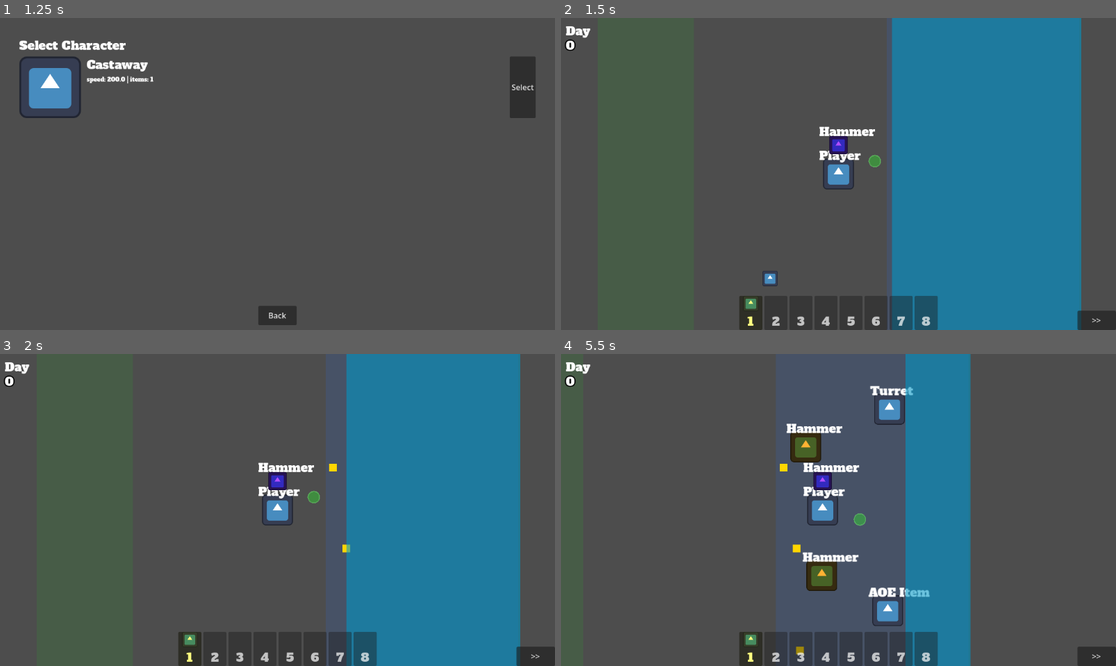
Above: before the commit, frames 1-4 (two rows, left to right).
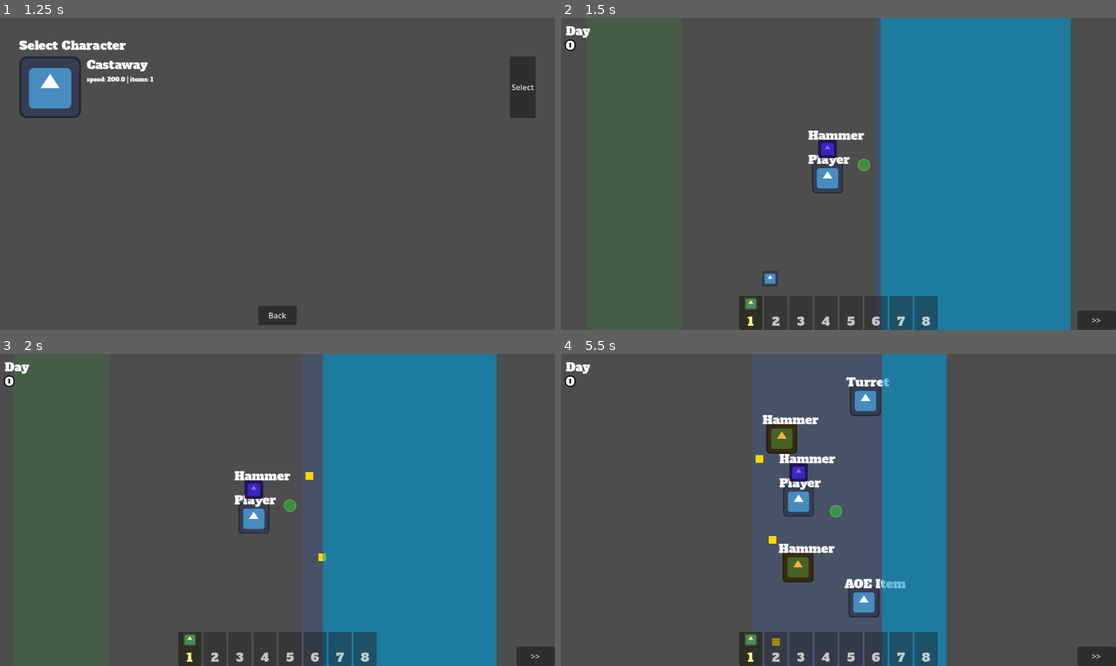
Above: after the commit, the same moments.

Repository: poga/dark-sea
Game: Godot game, scene res://scenes/menu/main_menu.tscn
Same seed, same stepped clock (60 frames per second), same inputs: the game is played once before the commit and once after it. The engine's default icon, where the game draws it, is replaced by a stand-in: a white triangle on a blue panel in a dark square.
Inputs (mouse positions are in pixels of both pictures, inside the frame that each line leads up to):
- Up to frame 1 (1.25 s): click "Play" at 0.5 s
- Up to frame 2 (1.5 s): click "Select" at 1.25 s
- Up to frame 3 (2 s): no input
- Up to frame 4 (5.5 s): tap Enter at 2 s; move the mouse to (960, 494) at 2.02 s; press the mouse at (960, 494) at 2.03 s; hold D (move_right) 2.03-2.75 s; release the mouse at (960, 494) at 2.75 s; drag from (727, 525) to (594, 510) at 2.77 s; move the mouse to (894, 441) at 3.52 s; hold D (move_right) 3.53-4.25 s; tap Alt at 3.6 s; drag from (810, 572) to (855, 510) at 4.27 s; move the mouse to (1005, 556) at 5.02 s; press the mouse at (1005, 556) at 5.03 s; hold A (move_left) from 5.03 s (still down)

Frame 1 is identical in both runs. In frame 2, 6.1% of the frame differs, in the area x 44-94%, y 0-100%; in frame 3, 13%; in frame 4, 18%, in the area x 34-74%, y 0-100%.

Commit message:
feat: wire camera lookahead into player scene, remove camera_smoothing_speed
Co-Authored-By: Claude Opus 4.6 <noreply@anthropic.com>

Diff:
--- a/scenes/player/player.gd
+++ b/scenes/player/player.gd
@@ -1,7 +1,6 @@
 extends CharacterBody2D
 
 @export var speed: float = 200.0
-@export var camera_smoothing_speed: float = 5.0
 @export var drop_distance: float = 80.0
 
 var facing_direction: Vector2 = Vector2.RIGHT
@@ -10,7 +9,6 @@
 func _ready():
 	GameManager.register_player(self)
 	_apply_character_data()
-	$Camera2D.position_smoothing_speed = camera_smoothing_speed
 	$PickupZone.area_entered.connect(_on_pickup_zone_area_entered)
 	$PickupZone.area_exited.connect(_on_pickup_zone_area_exited)
 
--- a/scenes/player/player.tscn
+++ b/scenes/player/player.tscn
@@ -1,8 +1,9 @@
-[gd_scene load_steps=5 format=3]
+[gd_scene load_steps=6 format=3]
 
 [ext_resource type="Script" path="res://scenes/player/player.gd" id="1"]
 [ext_resource type="Texture2D" path="res://icon.svg" id="2"]
 [ext_resource type="Script" path="res://scenes/player/drop_preview.gd" id="3"]
+[ext_resource type="Script" path="res://scenes/player/camera_lookahead.gd" id="4"]
 
 [sub_resource type="RectangleShape2D" id="SubResource_1"]
 size = Vector2(32, 32)
@@ -37,6 +38,7 @@
 position = Vector2(0, -60)
 
 [node name="Camera2D" type="Camera2D" parent="."]
+script = ExtResource("4")
 position_smoothing_enabled = true
 position_smoothing_speed = 5.0
 
